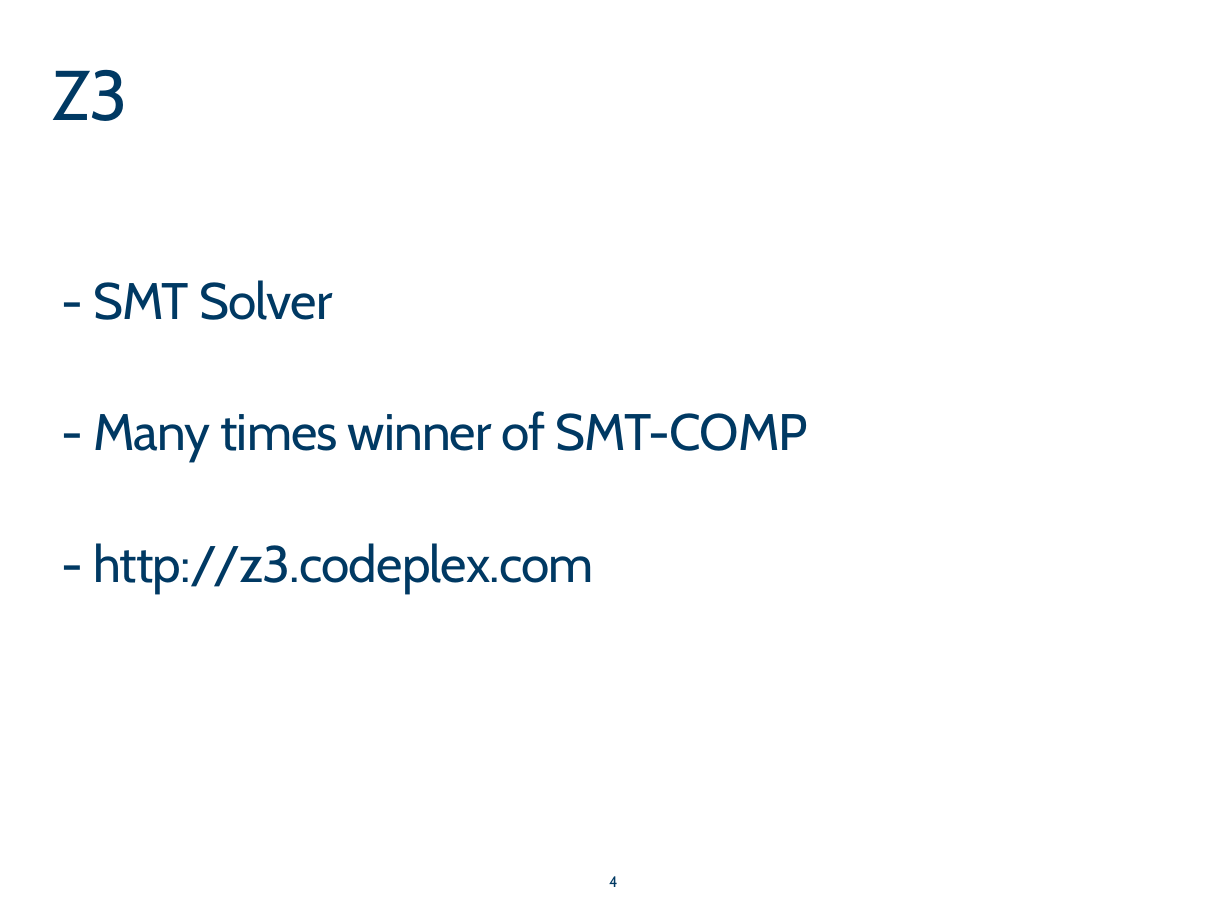
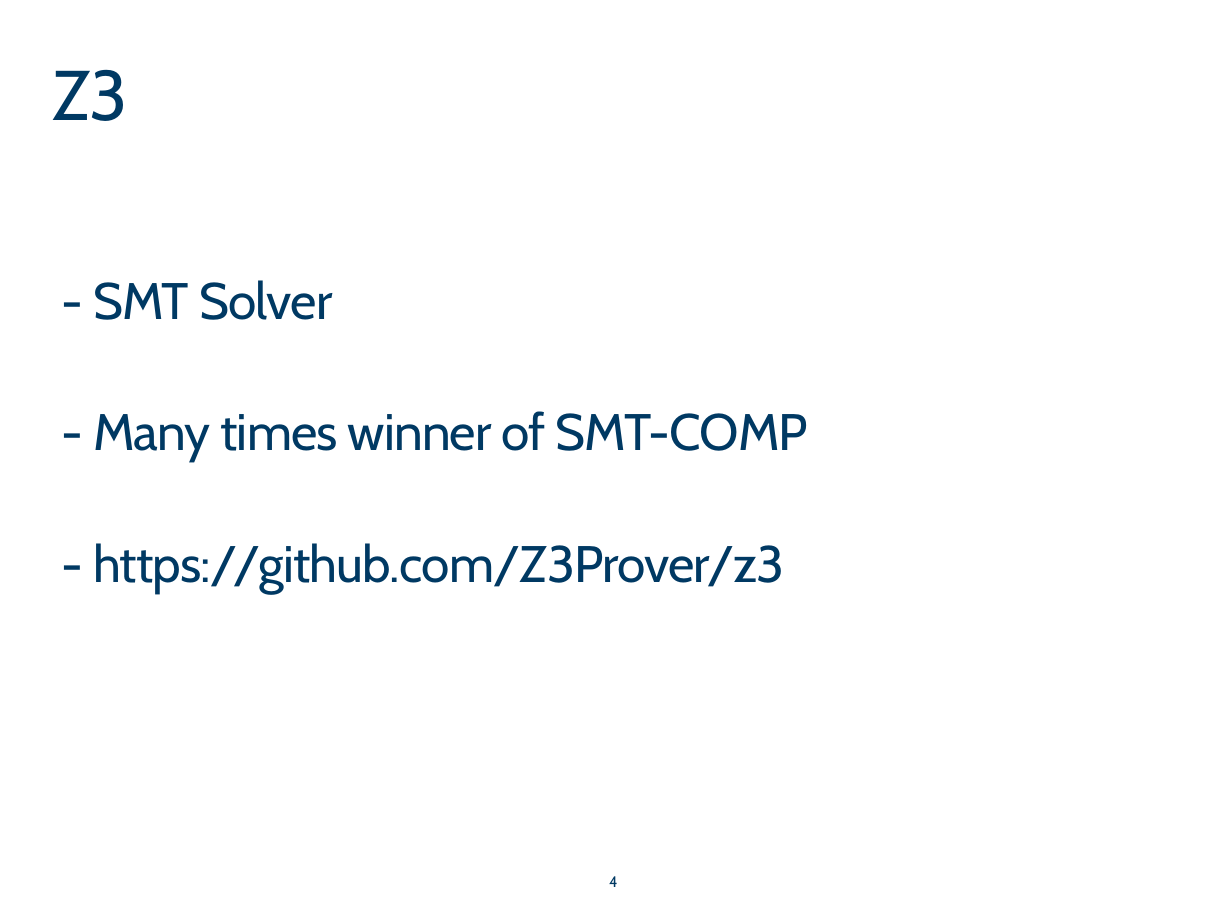
Before and after one commit to sishtiaq/compose-z3-tutorial, a slide deck: slide 4 of talks/2015-02-01-Compose-Z3-tutorial.pptx. Drawn at 1232x924 pixels with LibreOffice and Linux fonts; fonts in the diff are those of the drawing. Boxes give left, top, right and bottom in pixels: in the first picture for what was removed or moved away, otherwise in the second. Text is boxed around its words. In the diff, an @@ line names an element or a change of style, - is before the commit and + after.

```diff
--- a/talks/2015-02-01-Compose-Z3-tutorial.pptx
+++ b/talks/2015-02-01-Compose-Z3-tutorial.pptx
@@ text at [93,543,785,593]: text changed @@
-- http://z3.codeplex.com
+- https://github.com/Z3Prover/z3
```
Also in this commit, not shown: 1 other slide changed.
